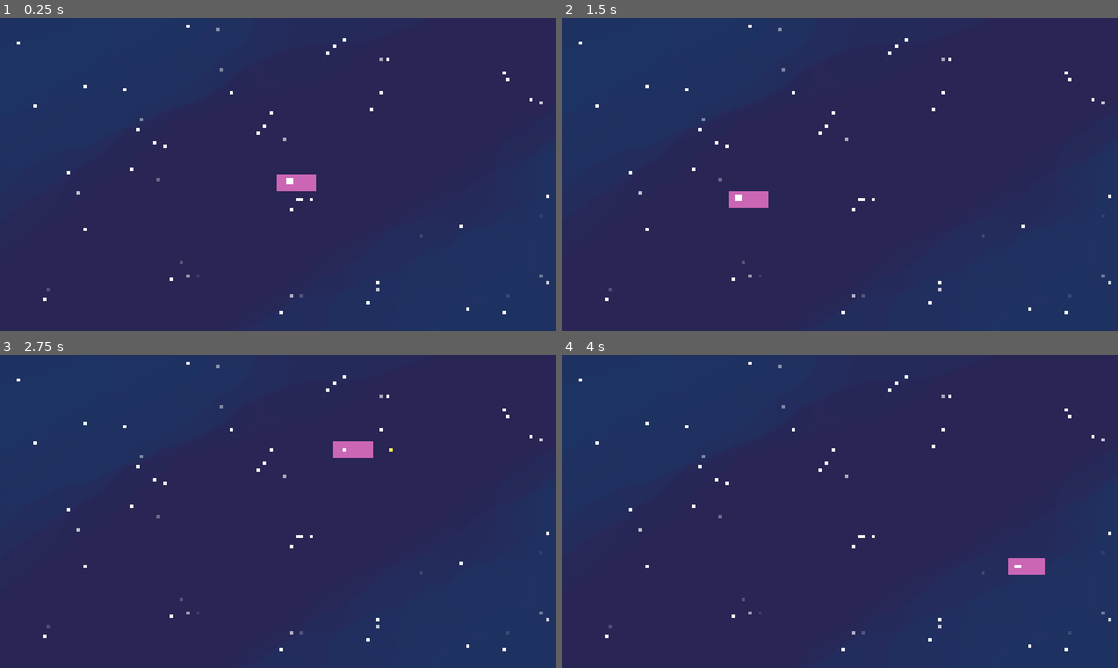
Above: before the commit, frames 1-4 (two rows, left to right).
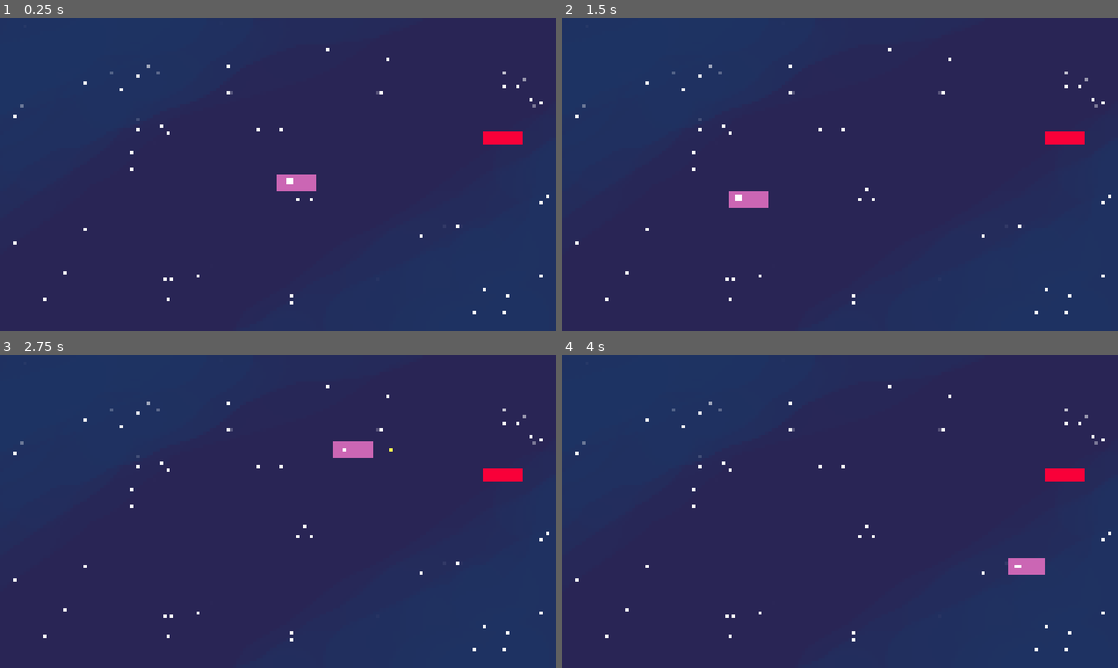
Above: after the commit, the same moments.

Repository: Tass2T/halloween-tireur
Game: Godot game, scene res://game.tscn
Same seed, same stepped clock (60 frames per second), same inputs: the game is played once before the commit and once after it.
Inputs (mouse positions are in pixels of both pictures, inside the frame that each line leads up to):
- Up to frame 1 (0.25 s): no input
- Up to frame 2 (1.5 s): tap Enter at 0.5 s; move the mouse to (962, 158) at 0.52 s; press the mouse at (962, 158) at 0.53 s; tap Space at 1.25 s; move the mouse to (728, 190) at 1.27 s; release the mouse at (728, 190) at 1.28 s; click (728, 190) at 1.35 s
- Up to frame 3 (2.75 s): tap Enter at 2 s; move the mouse to (333, 442) at 2.02 s; press the mouse at (333, 442) at 2.03 s
- Up to frame 4 (4 s): tap Space at 2.75 s; move the mouse to (812, 574) at 2.77 s; release the mouse at (812, 574) at 2.78 s; click (812, 574) at 2.85 s; tap Enter at 3.5 s; move the mouse to (1006, 558) at 3.52 s; press the mouse at (1006, 558) at 3.53 s

The runs differ from the first frame. In frame 1, 0.8% of the frame differs, in the area x 2-99%, y 2-95%; in frame 2, 0.8%; in frame 3, 0.8%; in frame 4, 0.8%.

Commit message:
added first enemy

Diff:
--- a/game.tscn
+++ b/game.tscn
@@ -1,8 +1,9 @@
-[gd_scene load_steps=4 format=3 uid="uid://d3p3jkrs5bvx5"]
+[gd_scene load_steps=5 format=3 uid="uid://d3p3jkrs5bvx5"]
 
 [ext_resource type="PackedScene" uid="uid://dqb7x3w45j408" path="res://scenes/player.tscn" id="1_80nbo"]
 [ext_resource type="Script" uid="uid://diwa324ypvf0p" path="res://scripts/level_one.gd" id="1_e2o6t"]
 [ext_resource type="Texture2D" uid="uid://builmgv7fvpii" path="res://assets/fond.png" id="3_feb5d"]
+[ext_resource type="PackedScene" uid="uid://nbyw74a5f26o" path="res://scenes/enemy.tscn" id="4_fc0e3"]
 
 [node name="Game" type="Node2D"]
 
@@ -11,8 +12,11 @@
 
 [node name="Fond" type="Sprite2D" parent="LevelOne"]
 z_index = -3
-position = Vector2(1927, 1085)
+position = Vector2(1920, 1079)
 texture = ExtResource("3_feb5d")
 
 [node name="Player" parent="LevelOne" instance=ExtResource("1_80nbo")]
 position = Vector2(278, 275)
+
+[node name="Enemy" parent="LevelOne" instance=ExtResource("4_fc0e3")]
+position = Vector2(3342, 776)
--- a/scenes/bullet.tscn
+++ b/scenes/bullet.tscn
@@ -23,4 +23,5 @@
 position = Vector2(-13, -13)
 rect = Rect2(-10, -10, 46, 46)
 
+[connection signal="body_entered" from="." to="." method="_on_body_entered"]
 [connection signal="screen_exited" from="VisibleOnScreenNotifier2D" to="." method="_on_visible_on_screen_notifier_2d_screen_exited"]
--- /dev/null
+++ b/scenes/enemy.tscn
@@ -0,0 +1,19 @@
+[gd_scene load_steps=3 format=3 uid="uid://nbyw74a5f26o"]
+
+[ext_resource type="Script" uid="uid://innya1h204xu" path="res://scripts/enemy.gd" id="1_7p1mj"]
+
+[sub_resource type="RectangleShape2D" id="RectangleShape2D_7p1mj"]
+size = Vector2(267, 108)
+
+[node name="Enemy" type="CharacterBody2D"]
+script = ExtResource("1_7p1mj")
+
+[node name="CollisionShape2D" type="CollisionShape2D" parent="."]
+position = Vector2(133.5, 54)
+shape = SubResource("RectangleShape2D_7p1mj")
+
+[node name="ColorRect" type="ColorRect" parent="."]
+z_index = 1
+offset_right = 266.824
+offset_bottom = 108.0
+color = Color(0.97728676, 0, 0.22450578, 1)
--- a/scripts/bullet.gd
+++ b/scripts/bullet.gd
@@ -9,3 +9,8 @@
 
 func _on_visible_on_screen_notifier_2d_screen_exited() -> void:
 	queue_free()
+
+func _on_body_entered(body: Node2D) -> void:
+	if body is Enemy:
+		queue_free()
+		body.getShot()
--- /dev/null
+++ b/scripts/enemy.gd
@@ -0,0 +1,12 @@
+class_name Enemy extends CharacterBody2D
+
+# Called when the node enters the scene tree for the first time.
+func _ready() -> void:
+	pass # Replace with function body.
+
+# Called every frame. 'delta' is the elapsed time since the previous frame.
+func _process(delta: float) -> void:
+	pass
+
+func getShot() -> void:
+	print("shot")
Not shown, added: scripts/enemy.gd.uid
